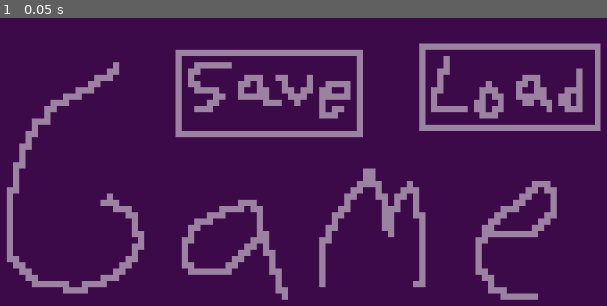
Above: before the commit, frame 1.
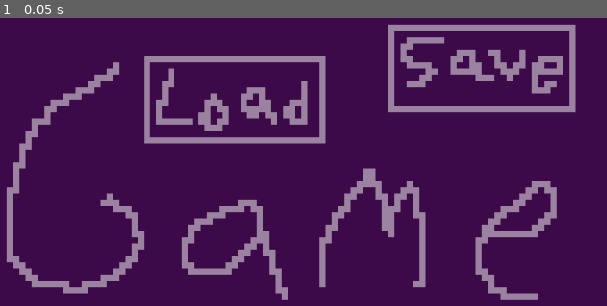
Above: after the commit, the same moment.

Repository: TalesOfXanthar/GMTK26
Game: Godot game, scene res://scene_manager.tscn
Same seed, same stepped clock (60 frames per second), same inputs: the game is played once before the commit and once after it. Before the commit the project starts from res://title_screen.tscn.
Inputs:
- Up to frame 1 (0.05 s): no input

The runs differ from the first frame. In frame 1, 12% of the frame differs, in the area x 23-100%, y 2-44%.

Commit message:
Added Basic Save System
Basic Save system added, including 3 scripts: One for being the saved info, one for being the thing that saves the info, and one that connects the buttons to the saving info.

Diff:
--- /dev/null
+++ b/g-mtk-26/game_saver.gd
@@ -0,0 +1,34 @@
+extends Node
+# This is a global variable, meaning that any script can access
+# the variables and functions from this script.
+
+# "user://" calls to the local save data of the computer the game's
+# being run on, so save files are stored on the user side and
+# don't save in github pushes. It's also easier to change stored
+# info while the game is running if it's not inside the game itself.
+var SAVE_PATH := "user://saved_information.tres"
+# Makes it so this variable can only be an instance of the
+# "SavedInformation" script, and sets it to nothing on startup.
+var saved_information : SavedInformation = null
+
+
+# Calls check_save on the game startup, so that if a new save
+# needs to be made, it makes one, and the previously saved saves
+# are already loaded in.
+func _ready() -> void:
+	check_save()
+
+## On call, calls to check if their is pre-existing save data, and
+## is so, sets the saved_information variable to that data, and if
+## not, creates a new instance of saved_information for that data.
+func check_save() -> void:
+	if ResourceLoader.exists(SAVE_PATH):
+		saved_information = ResourceLoader.load(SAVE_PATH, "", ResourceLoader.CACHE_MODE_IGNORE)
+	else:
+		saved_information = SavedInformation.new()
+
+## Saves the current instance of the saved_information variable
+## and any changes to it into the user files, so we can load it
+## later.
+func save_info() -> void:
+	ResourceSaver.save(saved_information, SAVE_PATH)
--- a/g-mtk-26/project.godot
+++ b/g-mtk-26/project.godot
@@ -11,9 +11,15 @@
 [application]
 
 config/name="GMtk26"
-run/main_scene="uid://cu04hqgnpn8nm"
+run/main_scene="uid://crpq57gia7ovw"
 config/features=PackedStringArray("4.6", "Forward Plus")
-config/icon="res://icon.svg"
+config/icon="res://visual assets/icon.svg"
+run/size/viewport_width=1024
+run/size/viewport_height=512
+
+[autoload]
+
+GameSaver="*uid://cbn30uq2m8ghs"
 
 [display]
 
--- /dev/null
+++ b/g-mtk-26/saved_information.gd
@@ -0,0 +1,10 @@
+extends Resource
+class_name SavedInformation
+# You use the class name when creating new instances (copies) of a
+# file or get information from that file easily.
+
+## This is just a placeholder random variable to see if the save
+## system works. I honestly don't know why I'm exporting it but it
+## broke some system in a past game if I didn't, so I'm not taking
+## any chances.
+@export var saved_number := 0
--- a/g-mtk-26/scene_manager.tscn
+++ b/g-mtk-26/scene_manager.tscn
@@ -1,3 +1,7 @@
 [gd_scene format=3 uid="uid://crpq57gia7ovw"]
 
+[ext_resource type="PackedScene" uid="uid://cu04hqgnpn8nm" path="res://title_screen.tscn" id="1_jo5df"]
+
 [node name="SceneManager" type="Node" unique_id=1948687918]
+
+[node name="TitleScreen" parent="." unique_id=19361815 instance=ExtResource("1_jo5df")]
--- a/g-mtk-26/single_color_texture.tres
+++ /dev/null
@@ -1,7 +0,0 @@
-[gd_resource type="GradientTexture1D" format=3 uid="uid://b2agudn0iimyj"]
-
-[sub_resource type="Gradient" id="Gradient_hycrw"]
-colors = PackedColorArray(1, 0, 0, 1, 1, 0, 0, 1)
-
-[resource]
-gradient = SubResource("Gradient_hycrw")
--- /dev/null
+++ b/g-mtk-26/title_screen.gd
@@ -0,0 +1,12 @@
+extends Node
+
+# For both these functions, when the buttons are pressed, it carries
+# out the corresponding action in the gamer_saver script file.
+# Although, the load button both creates a new save if there isn't
+# one and also loads information.
+
+func _on_save_button_pressed() -> void:
+	GameSaver.save_info()
+
+func _on_load_button_pressed() -> void:
+	GameSaver.check_save()
--- a/g-mtk-26/title_screen.tscn
+++ b/g-mtk-26/title_screen.tscn
@@ -1,10 +1,12 @@
 [gd_scene format=3 uid="uid://cu04hqgnpn8nm"]
 
-[ext_resource type="Texture2D" uid="uid://4vv64nkt180n" path="res://placeholder_sprites/save_button_texture.png" id="1_ak2if"]
-[ext_resource type="Texture2D" uid="uid://h787nm0aj1fy" path="res://placeholder_sprites/title_background_texture.png" id="1_ig5kc"]
-[ext_resource type="Texture2D" uid="uid://da0k8645ddytr" path="res://placeholder_sprites/load_button_texture.png" id="2_ig5kc"]
+[ext_resource type="Texture2D" uid="uid://4vv64nkt180n" path="res://visual assets/placeholder_sprites/save_button_texture.png" id="1_ak2if"]
+[ext_resource type="Script" uid="uid://dftmef7nk7b6h" path="res://title_screen.gd" id="1_hafda"]
+[ext_resource type="Texture2D" uid="uid://h787nm0aj1fy" path="res://visual assets/placeholder_sprites/title_background_texture.png" id="1_ig5kc"]
+[ext_resource type="Texture2D" uid="uid://da0k8645ddytr" path="res://visual assets/placeholder_sprites/load_button_texture.png" id="2_ig5kc"]
 
 [node name="TitleScreen" type="Node" unique_id=19361815]
+script = ExtResource("1_hafda")
 
 [node name="BackgroundTexture" type="Sprite2D" parent="." unique_id=1224736764]
 position = Vector2(511.99997, 255.75009)
@@ -12,17 +14,20 @@
 texture = ExtResource("1_ig5kc")
 
 [node name="SaveButton" type="TextureButton" parent="." unique_id=649584859]
-offset_left = 392.0
-offset_top = 80.0
-offset_right = 648.0
-offset_bottom = 208.0
+offset_left = 664.0
+offset_top = 48.0
+offset_right = 920.0
+offset_bottom = 176.0
 texture_normal = ExtResource("1_ak2if")
 stretch_mode = 0
 
 [node name="LoadButton" type="TextureButton" parent="." unique_id=927352920]
-offset_left = 704.0
-offset_top = 72.0
-offset_right = 952.0
-offset_bottom = 200.0
+offset_left = 352.0
+offset_top = 88.0
+offset_right = 600.0
+offset_bottom = 216.0
 texture_normal = ExtResource("2_ig5kc")
 stretch_mode = 0
+
+[connection signal="pressed" from="SaveButton" to="." method="_on_save_button_pressed"]
+[connection signal="pressed" from="LoadButton" to="." method="_on_load_button_pressed"]
Binary file added: g-mtk-26/VIEWME_naming_conventions.png
Not shown, changed: g-mtk-26/VIEWME_naming_conventions.png.import
Not shown, added: g-mtk-26/game_saver.gd.uid
Not shown, added: g-mtk-26/saved_information.gd.uid
Not shown, added: g-mtk-26/title_screen.gd.uid
Renamed: g-mtk-26/icon.svg -> g-mtk-26/visual assets/icon.svg
Not shown, changed: g-mtk-26/visual assets/icon.svg.import
Renamed: g-mtk-26/placeholder_sprites/load_button_texture.png -> g-mtk-26/visual assets/placeholder_sprites/load_button_texture.png
Not shown, added: g-mtk-26/visual assets/placeholder_sprites/load_button_texture.png.import
Binary file added: g-mtk-26/visual assets/placeholder_sprites/new_button_texture.png
Not shown, changed: g-mtk-26/visual assets/placeholder_sprites/new_button_texture.png.import
Renamed: g-mtk-26/placeholder_sprites/save_button_texture.png -> g-mtk-26/visual assets/placeholder_sprites/save_button_texture.png
(and 3 more such lines)
